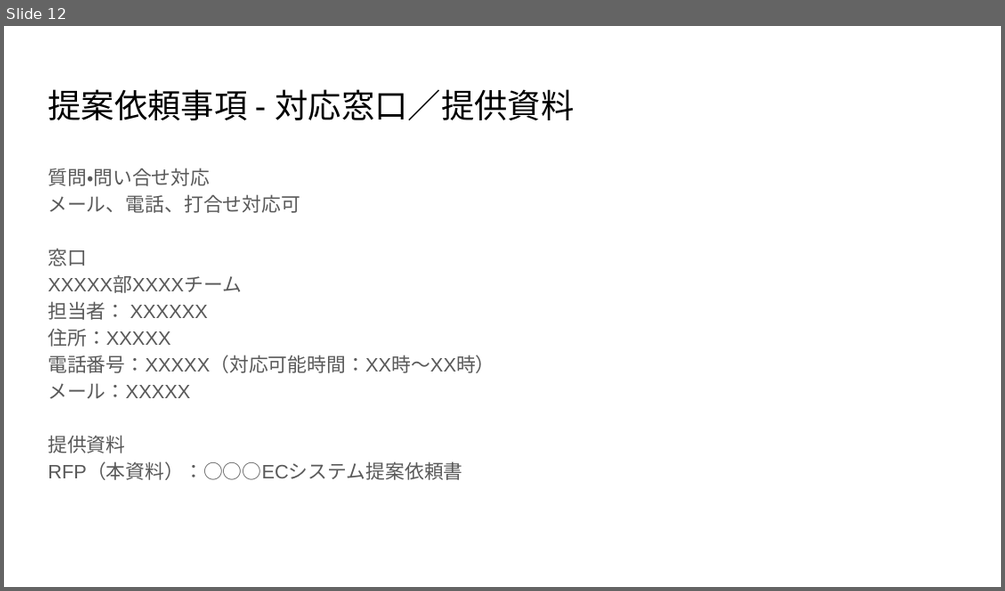
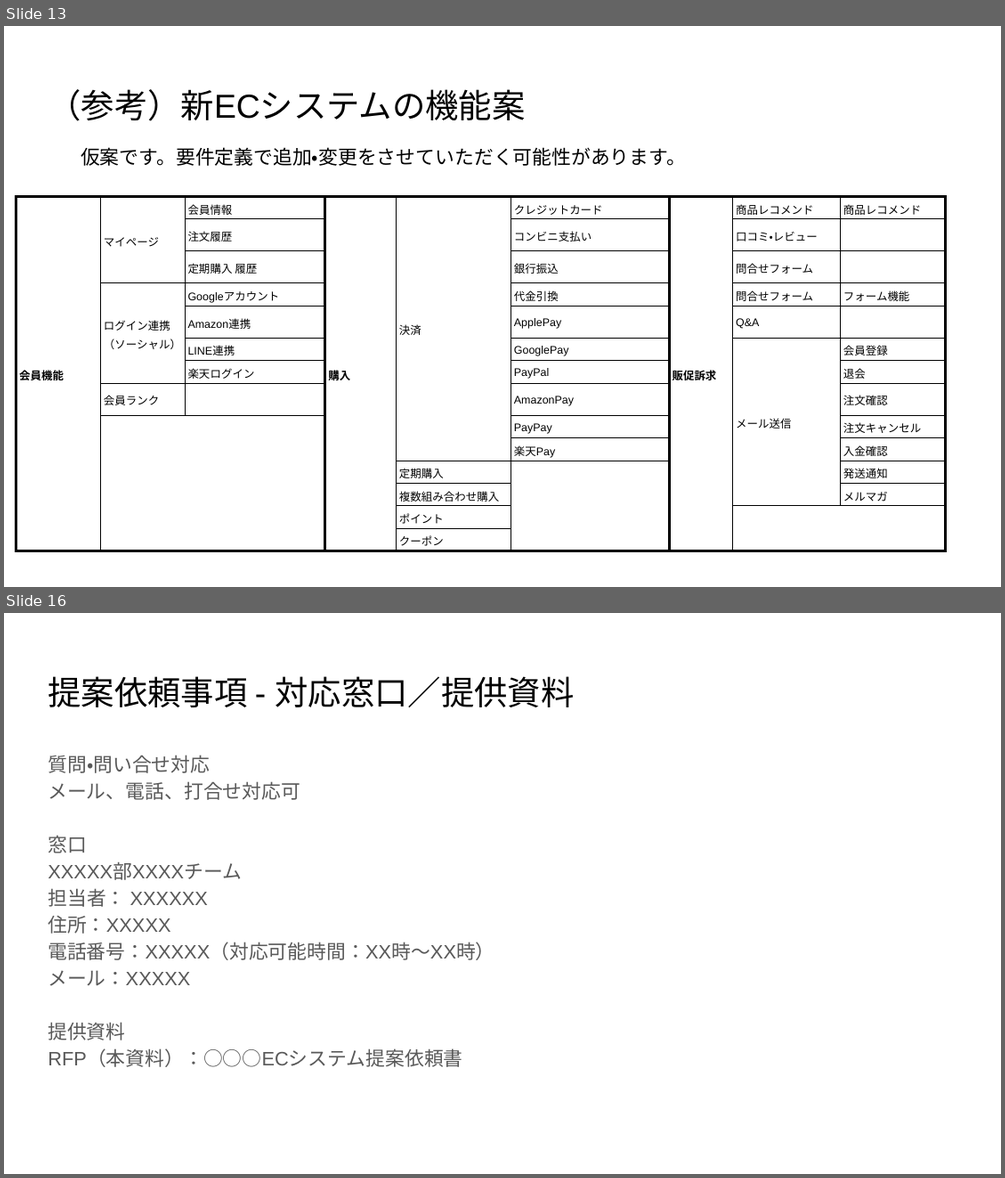
Before and after one commit to tomoriyamaaa/pm-cause-ec, a slide deck: RFP/RFP.pptx. Shown one above the other, each under a label of ours: slide 12 before the commit, slides 13 and 16 after it; the slides between them are not shown. The pictures are 1005x591 and 1005x1178 pixels, drawn with LibreOffice and Linux fonts; fonts in the diff are those of the drawing. Boxes give left, top, right and bottom in pixels: in the first picture for what was removed or moved away, otherwise in the second. Text is boxed around its words. In the diff, an @@ line names an element or a change of style, - is before the commit and + after.

```diff
--- a/RFP/RFP.pptx
+++ b/RFP/RFP.pptx
@@ slide 13 added at bbox=[4, 26, 1001, 587], background #FFFFFF @@
@@ title added at bbox=[48, 89, 525, 121], 24 pt, text #000000 @@
+（参考）新ECシステムの機能案
@@ text added at bbox=[81, 147, 686, 166], 14 pt, text #000000 @@
+仮案です。要件定義で追加・変更をさせていただく可能性があります。
@@ table added at bbox=[16, 197, 946, 549], 14 rows, 9 columns @@
+会員機能 | マイページ | 会員情報 | 購入 | 決済 | クレジットカード | 販促訴求 | 商品レコメンド | 商品レコメンド
+ |  | 注文履歴 |  |  | コンビニ支払い |  | 口コミ・レビュー | 
+ |  | 定期購入 履歴 |  |  | 銀行振込 |  | 問合せフォーム | 
+ | ログイン連携（ソーシャル） | Googleアカウント |  |  | 代金引換 |  | 問合せフォーム | フォーム機能
+ |  | Amazon連携 |  |  | ApplePay |  | Q&A | 
+ |  | LINE連携 |  |  | GooglePay |  | メール送信 | 会員登録
+ |  | 楽天ログイン |  |  | PayPal |  |  | 退会
+ | 会員ランク |  |  |  | AmazonPay |  |  | 注文確認
+ |  |  |  |  | PayPay |  |  | 注文キャンセル
+ |  |  |  |  | 楽天Pay |  |  | 入金確認
+ |  |  |  | 定期購入 |  |  |  | 発送通知
+ |  |  |  | 複数組み合わせ購入 |  |  |  | メルマガ
+ |  |  |  | ポイント |  |  |  | 
+ |  |  |  | クーポン |  |  |  | 
@@ what was slide 12 is now slide 16 @@
```
Also in this commit, not shown: 9 slides changed, 3 other slides added.
